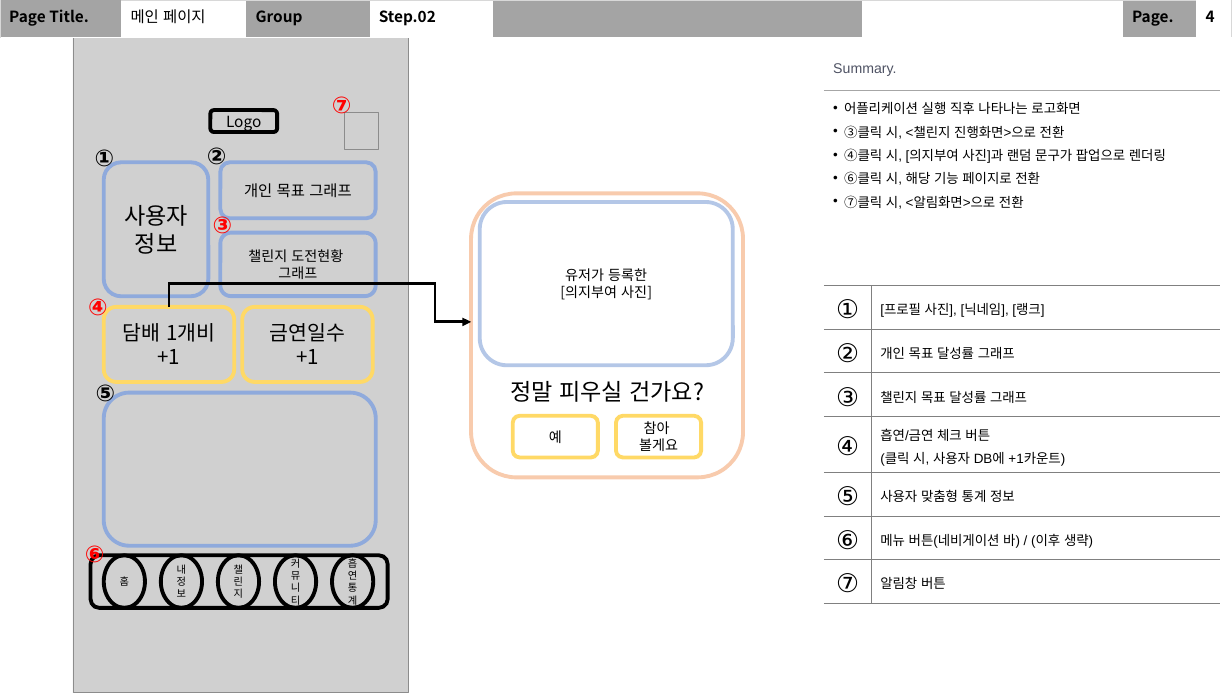
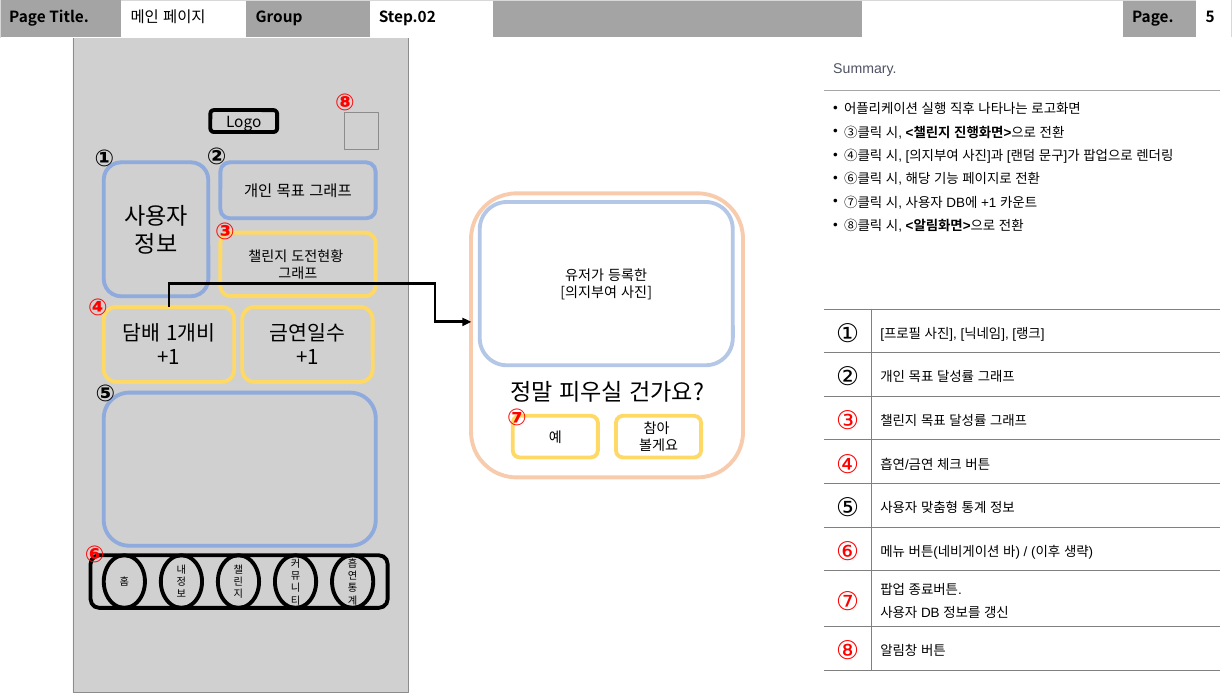
Before and after one commit to SeolMyeongJae/KSA-final-project, a slide deck: slide 7 of 06-최종산출물/UI 및 화면 설계.pptx (slide 6 before the commit). Drawn at 1232x693 pixels with LibreOffice and Linux fonts; fonts in the diff are those of the drawing; grey boxes stand for pictures. Boxes give left, top, right and bottom in pixels: in the first picture for what was removed or moved away, otherwise in the second. Text is boxed around its words. In the diff, an @@ line names an element or a change of style, - is before the commit and + after.

Commit message:
스토리보드 및 화면설계(1차 완성) Ver 0.1

```diff
--- a/06-최종산출물/UI 및 화면 설계.pptx
+++ b/06-최종산출물/UI 및 화면 설계.pptx
@@ table at (0, 0, 1230, 521) @@
-row 1, column 10: 4
+row 1, column 10: 5
@@ table at (824, 48, 1220, 664) @@
-row 2, column 1: 어플리케이션 실행 직후 나타나는 로고화면 / ③클릭 시, <챌린지 진행화면>으로 전환 / ④클릭 시, [의지부여 사진]과 랜덤 문구가 팝업으로 렌더링 / ⑥클릭 시, 해당 기능 페이지로 전환 / ⑦클릭 시, <알림화면>으로 전환
+row 2, column 1: 어플리케이션 실행 직후 나타나는 로고화면 / ③클릭 시, <챌린지 진행화면>으로 전환 / ④클릭 시, [의지부여 사진]과 [랜덤 문구]가 팝업으로 렌더링 / ⑥클릭 시, 해당 기능 페이지로 전환 / ⑦클릭 시, 사용자 DB에 +1 카운트 / ⑧클릭 시, <알림화면>으로 전환
-row 6, column 2: 흡연/금연 체크 버튼 / (클릭 시, 사용자 DB에 +1카운트)
+row 6, column 2: 흡연/금연 체크 버튼
-row 9: ⑦ | 알림창 버튼
+row 9: ⑦ | 팝업 종료버튼. / 사용자 DB 정보를 갱신
+row 10: ⑧ | 알림창 버튼
@@ text added at (335, 93, 355, 116), 18 pt, text #FF0000, bold @@
+⑧
@@ text "③": place and size @@
-text "③" at (213, 214, 233, 239)
+text "③" at (215, 222, 235, 245)
@@ rounded rectangle "챌린지 도전현황" at (221, 233, 376, 297): outline #8FAADC 3 pt to #FFD966 3 pt @@
@@ text "⑦": place and size @@
-text "⑦" at (332, 96, 352, 119)
+text "⑦" at (507, 408, 527, 431)
```
Also in this commit, not shown: 15 other slides changed, 15 slides added.
